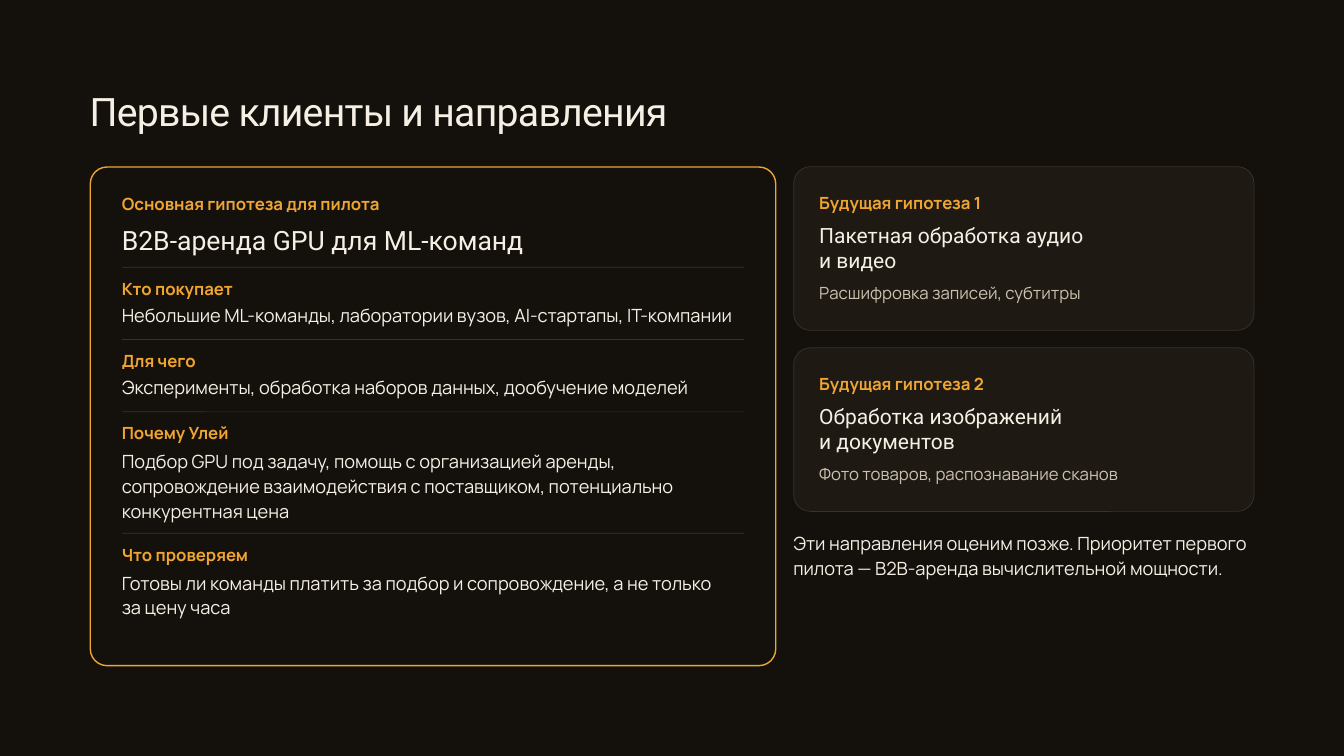
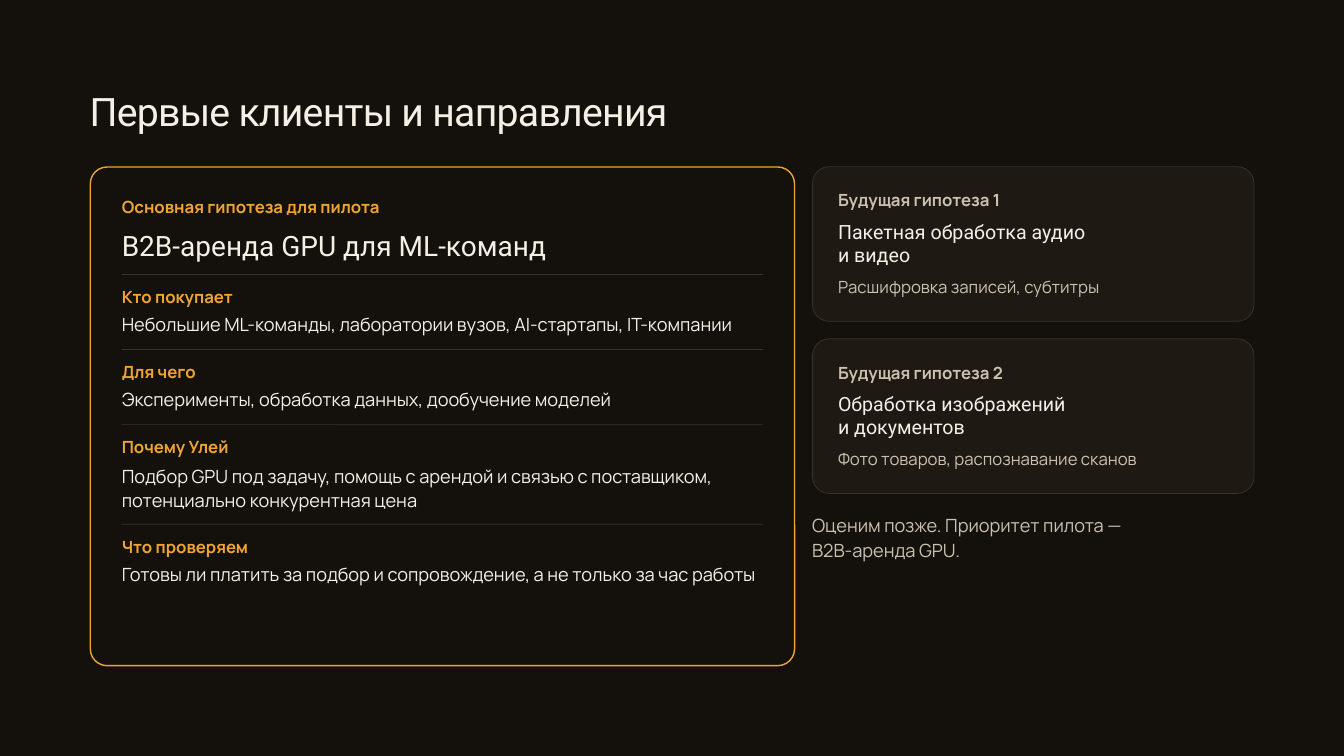
Before and after one commit to fonor11/Main, a slide deck: slide 5 of Улей — презентация для преакселератора ВШМ.pptx. Drawn at 1344x756 pixels with LibreOffice and Linux fonts; fonts in the diff are those of the drawing. Boxes give left, top, right and bottom in pixels: in the first picture for what was removed or moved away, otherwise in the second. Text is boxed around its words. In the diff, an @@ line names an element or a change of style, - is before the commit and + after.

```diff
--- a/Улей — презентация для преакселератора ВШМ.pptx
+++ b/Улей — презентация для преакселератора ВШМ.pptx
@@ rounded rectangle resized from (x1=91, y1=167, x2=776, y2=666) to (x1=91, y1=167, x2=796, y2=666) @@
@@ rounded rectangle resized from (x1=793, y1=166, x2=1254, y2=330) to (x1=813, y1=166, x2=1254, y2=321) @@
@@ rounded rectangle at (x1=813, y1=166, x2=1254, y2=321): proportions changed @@
@@ text "Будущая гипотеза 1" moved from (x1=819, y1=197, x2=981, y2=213) to (x1=838, y1=194, x2=1000, y2=210) @@
@@ text "Будущая гипотеза 1" at (x1=838, y1=194, x2=1000, y2=210): text colour #F0A531 to #CBC1AF @@
@@ text "B2B-аренда GPU для ML-команд" at (x1=122, y1=236, x2=546, y2=262): size 19 to 20 pt @@
@@ text "Пакетная обработка аудио и видео" moved from (x1=819, y1=227, x2=1083, y2=272) to (x1=838, y1=224, x2=1086, y2=265) @@
@@ text "Пакетная обработка аудио и видео" at (x1=838, y1=224, x2=1086, y2=265): size 15 to 14 pt; line spacing 18pt to 16.8pt @@
@@ text "Кто покупает" moved from (x1=122, y1=283, x2=233, y2=299) to (x1=122, y1=291, x2=233, y2=307) @@
@@ line moved from (122, 267) - (744, 267) to (122, 274) - (763, 274) @@
@@ text "Расшифровка записей, субтитры" moved from (x1=819, y1=286, x2=1080, y2=303) to (x1=838, y1=280, x2=1099, y2=297) @@
@@ text "Небольшие ML-команды, лаборатории вузов, AI-стартапы, ..." moved from (x1=122, y1=308, x2=732, y2=327) to (x1=122, y1=317, x2=732, y2=336) @@
@@ text "Для чего" moved from (x1=122, y1=355, x2=196, y2=369) to (x1=122, y1=366, x2=196, y2=380) @@
@@ line moved from (122, 340) - (744, 340) to (122, 350) - (763, 350) @@
@@ rounded rectangle at (x1=813, y1=339, x2=1254, y2=493): proportions changed @@
@@ rounded rectangle resized from (x1=793, y1=348, x2=1254, y2=511) to (x1=813, y1=339, x2=1254, y2=493) @@
@@ text "Будущая гипотеза 2" at (x1=838, y1=366, x2=1003, y2=383): text colour #F0A531 to #CBC1AF @@
@@ text "Будущая гипотеза 2" moved from (x1=819, y1=377, x2=984, y2=394) to (x1=838, y1=366, x2=1003, y2=383) @@
@@ text at (x1=122, y1=392, x2=611, y2=411): text changed @@
-Эксперименты, обработка наборов данных, дообучение моделей
+Эксперименты, обработка данных, дообучение моделей
@@ text "Обработка изображений и документов" at (x1=838, y1=396, x2=1065, y2=438): size 15 to 14 pt; line spacing 18pt to 16.8pt @@
@@ text "Обработка изображений и документов" moved from (x1=819, y1=408, x2=1063, y2=454) to (x1=838, y1=396, x2=1065, y2=438) @@
@@ text "Почему Улей" moved from (x1=122, y1=426, x2=229, y2=443) to (x1=122, y1=440, x2=229, y2=457) @@
@@ line moved from (122, 412) - (744, 412) to (122, 424) - (763, 424) @@
@@ text "Фото товаров, распознавание сканов" moved from (x1=819, y1=468, x2=1118, y2=484) to (x1=838, y1=453, x2=1137, y2=469) @@
@@ text at (x1=122, y1=469, x2=712, y2=512): text changed @@
-Подбор GPU под задачу, помощь с организацией аренды,
-сопровождение взаимодействия с поставщиком, потенциально
-конкурентная цена
+Подбор GPU под задачу, помощь с арендой и связью с поставщиком,
+потенциально конкурентная цена
@@ text "Что проверяем" moved from (x1=122, y1=549, x2=248, y2=565) to (x1=122, y1=541, x2=248, y2=557) @@
@@ line moved from (122, 533) - (744, 533) to (122, 524) - (763, 524) @@
@@ text at (x1=812, y1=518, x2=1104, y2=562): text changed; text colour #F5EFE4 to #CBC1AF @@
-Эти направления оценим позже. Приоритет первого
-пилота — B2B-аренда вычислительной мощности.
+Оценим позже. Приоритет пилота —
+B2B-аренда GPU.
@@ text at (x1=122, y1=567, x2=755, y2=586): text changed @@
-Готовы ли команды платить за подбор и сопровождение, а не только
-за цену часа
+Готовы ли платить за подбор и сопровождение, а не только за час работы
@@ text "Готовы ли платить за подбор ..." at (x1=122, y1=567, x2=755, y2=586): vertical alignment top to middle @@
```
Also in this commit, not shown: 8 other slides changed, 1 other file.
